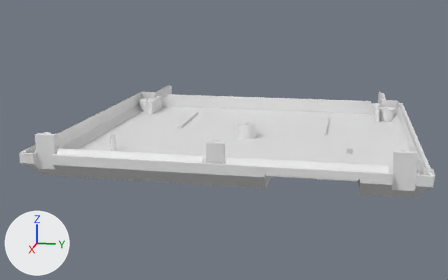
What one commit did to the Blender file nes/nes_cart_bottom.blend.
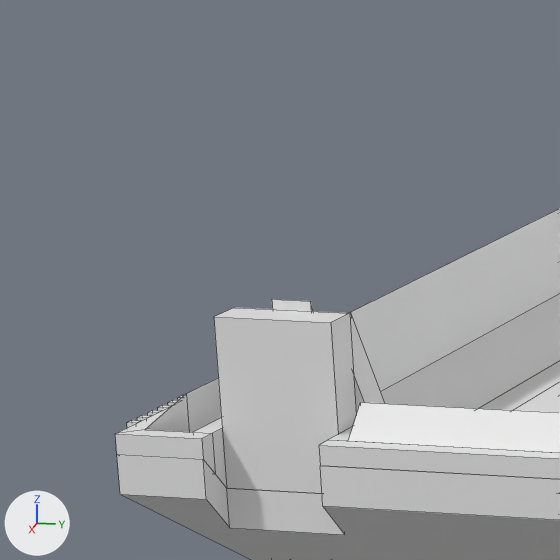
The first picture shows the older version from a 50 mm camera at (350.1, 7.5, 74.3) aimed at (122.4, -38.0, 17.3). The close-ups show both versions on the part from 0% to 20% of the width and 30% to 62% of the height of that picture; other places that the commit changed are outside them. Every picture has the same lights, and +X, +Y and +Z are marked at lower left. The close-ups show mesh edges as thin lines.
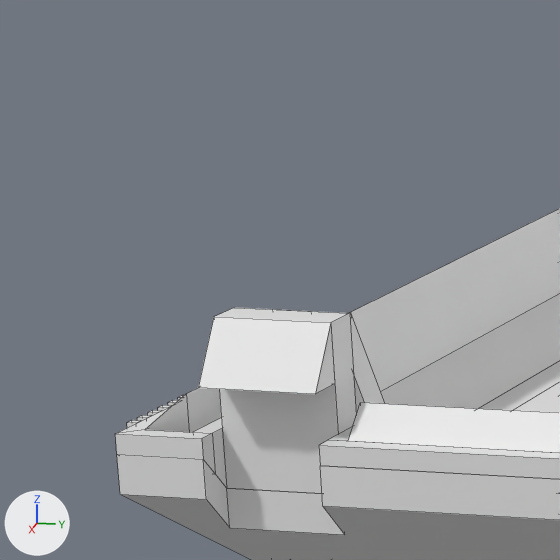
The change, as a list of edits to the scene's bpy script:
```text
Change me_cube_055:
    where me_cube_055.from_pydata(...)  # 8 vertices, 6 faces; spans x -4.0..1.0, y -1.0..1.0, z -8.0..4.0
    used by ob_cube_039; location = (180.57, -80.47, 28.0)
    me_cube_055 part 1
    me_cube_055.vertices[2].co: (1.0, -1.0, 4.0) -> (1.0, -1.0, 3.5)  # pixel (271, 299) -> pixel (272, 309)
    me_cube_055.vertices[3].co: (1.0, 1.0, 4.0) -> (1.0, 1.0, 3.5)  # pixel (310, 301) -> pixel (310, 311)
Add me_cube_065:
    me_cube_065.from_pydata([(-1.0, -1.5, -3.0), (-1.0, 4.5, -3.0), (-1.0, -1.5, -6.0), (-1.0, 4.5, -6.0), (1.0, 4.5, -6.0), (1.0, -1.5, -6.0)], [], [(2, 0, 1, 3), (3, 1, 4), (5, 0, 2), (3, 4, 5, 2), (1, 0, 5, 4)])
Add ob_cube_070:
    ob_cube_070 = bpy.data.objects.new('Cube.070', me_cube_065)
    ob_cube_070.location = (184.57, -81.97, 34.5)
```

Where the change shows, as pixel boxes [x1, y1, x2, y2] in the close-ups (560 x 560 px):
'Cube.070', added: after [198, 317, 335, 394]
'Cube.039', reshaped (not visible afterwards): before [272, 299, 313, 311]
